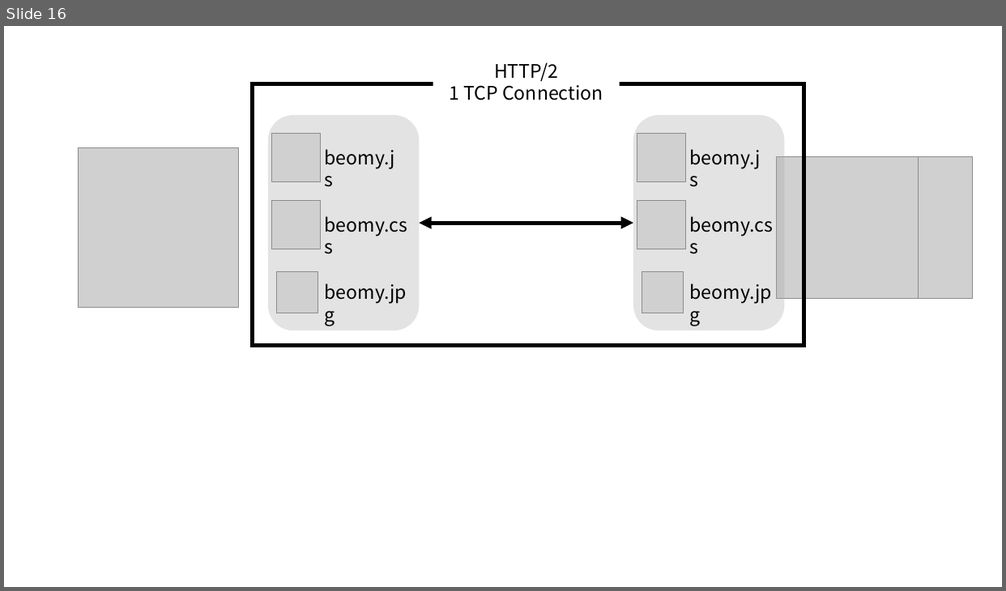
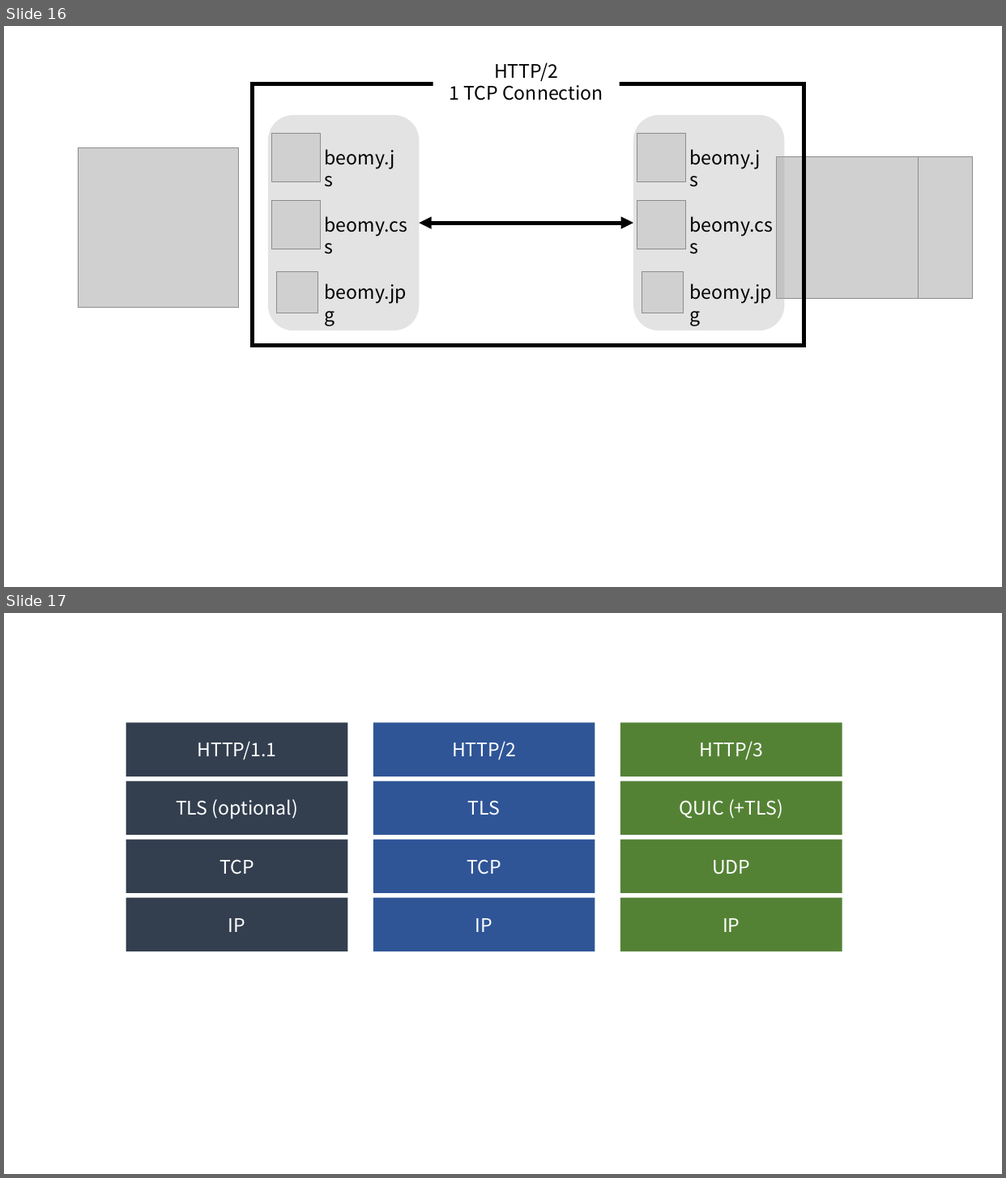
Before and after one commit to beomy/beomy.github.io, a slide deck: static/assets/img/posts/etc/http-version.pptx. Shown one above the other, each under a label of ours: slide 16 before the commit, slides 16 and 17 after it. The pictures are 1006x591 and 1006x1178 pixels, drawn with LibreOffice and Linux fonts; fonts in the diff are those of the drawing; grey boxes stand for pictures. Boxes give left, top, right and bottom in pixels: in the first picture for what was removed or moved away, otherwise in the second. Text is boxed around its words. In the diff, an @@ line names an element or a change of style, - is before the commit and + after.

Commit message:
fix: http-version

```diff
--- a/static/assets/img/posts/etc/http-version.pptx
+++ b/static/assets/img/posts/etc/http-version.pptx
@@ slide 17 added at [4,613,1002,1174], background #FFFFFF @@
@@ group added at [126,723,842,952]: 12 rectangles @@
+HTTP/1.1
+TLS (optional)
+TCP
+IP
+HTTP/2
+TLS
+TCP
+IP
+HTTP/3
+QUIC (+TLS)
+UDP
+IP
```
Also in this commit, not shown: 2 other files.
